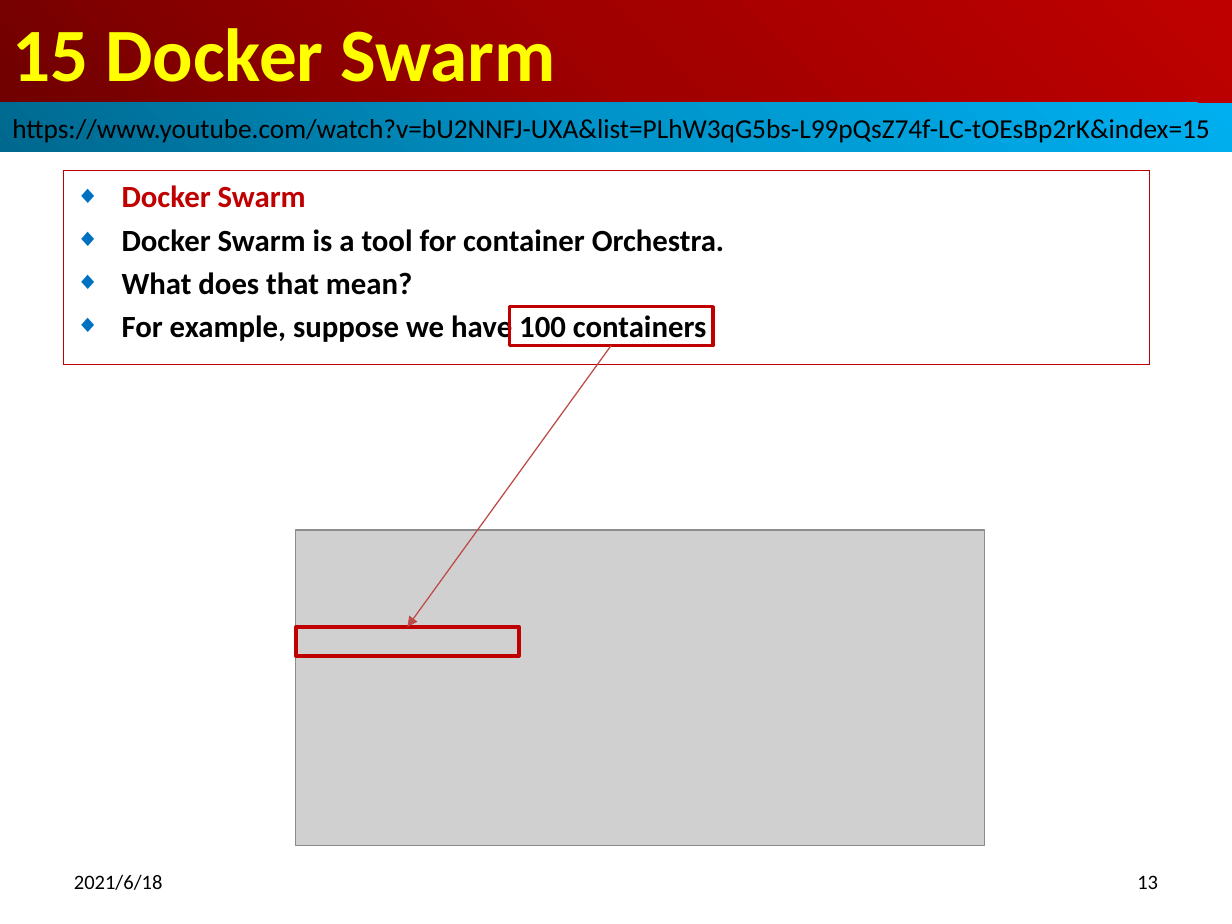
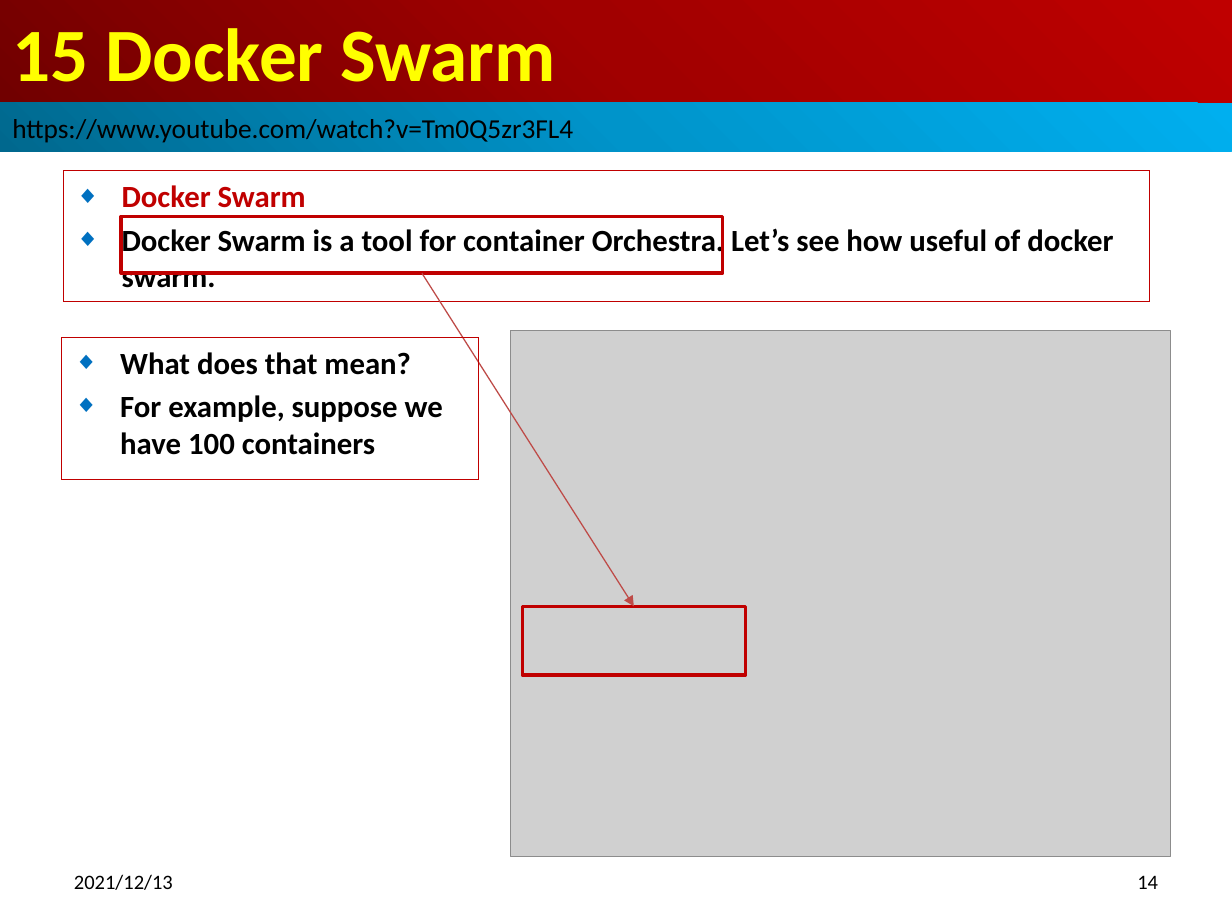
Before and after one commit to peterhchen/800-Docker, a slide deck: slide 14 of 15_DockerSwarm.pptx (slide 13 before the commit). Drawn at 1232x924 pixels with LibreOffice and Linux fonts; fonts in the diff are those of the drawing; grey boxes stand for pictures. Boxes give left, top, right and bottom in pixels: in the first picture for what was removed or moved away, otherwise in the second. Text is boxed around its words. In the diff, an @@ line names an element or a change of style, - is before the commit and + after.

```diff
--- a/15_DockerSwarm.pptx
+++ b/15_DockerSwarm.pptx
@@ text in rectangle at [12,119,573,143]: text changed @@
-https://www.youtube.com/watch?v=bU2NNFJ-UXA&list=PLhW3qG5bs-L99pQsZ74f-LC-tOEsBp2rK&index=15
+https://www.youtube.com/watch?v=Tm0Q5zr3FL4
@@ subtitle "Docker Swarm": place and size @@
-subtitle "Docker Swarm" at [63,171,1149,365]
+subtitle "Docker Swarm" at [63,171,1149,302]
@@ rectangle: place and size @@
-rectangle at [509,307,712,345]
+rectangle at [121,217,722,274]
@@ subtitle at [122,225,1113,288]: text changed @@
-◆ Docker Swarm is a tool for container Orchestra.
-◆ What does that mean?
-◆ For example, suppose we have 100 containers
+◆ Docker Swarm is a tool for container Orchestra. Let’s see how useful of docker swarm.
@@ arrow moved from (611, 346) - (408, 627) to (423, 274) - (633, 606) @@
@@ rectangle added at [62,338,479,479], outline #C00000 0.75 pt, 18 pt, text #000000, bold @@
+◆ What does that mean?
+◆ For example, suppose we have 100 containers
@@ picture added at [511,330,1170,856] @@
@@ picture removed at [296,530,984,845] @@
@@ rectangle: place and size @@
-rectangle at [296,627,519,657]
+rectangle at [522,606,745,675]
@@ text at [74,874,173,890]: text changed @@
-2021/6/18
+2021/12/13
@@ page number at [1137,875,1158,889]: text changed @@
-13
+14
```
Also in this commit, not shown: 17 other slides changed, 21 slides added, 10 slides removed, 2 other files.
